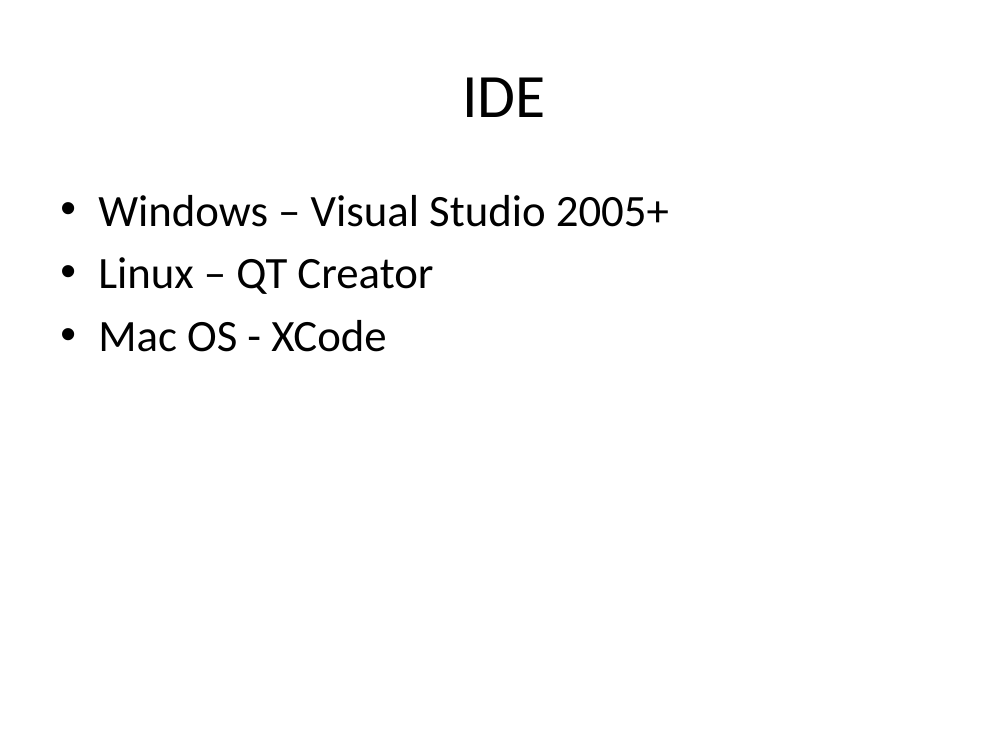
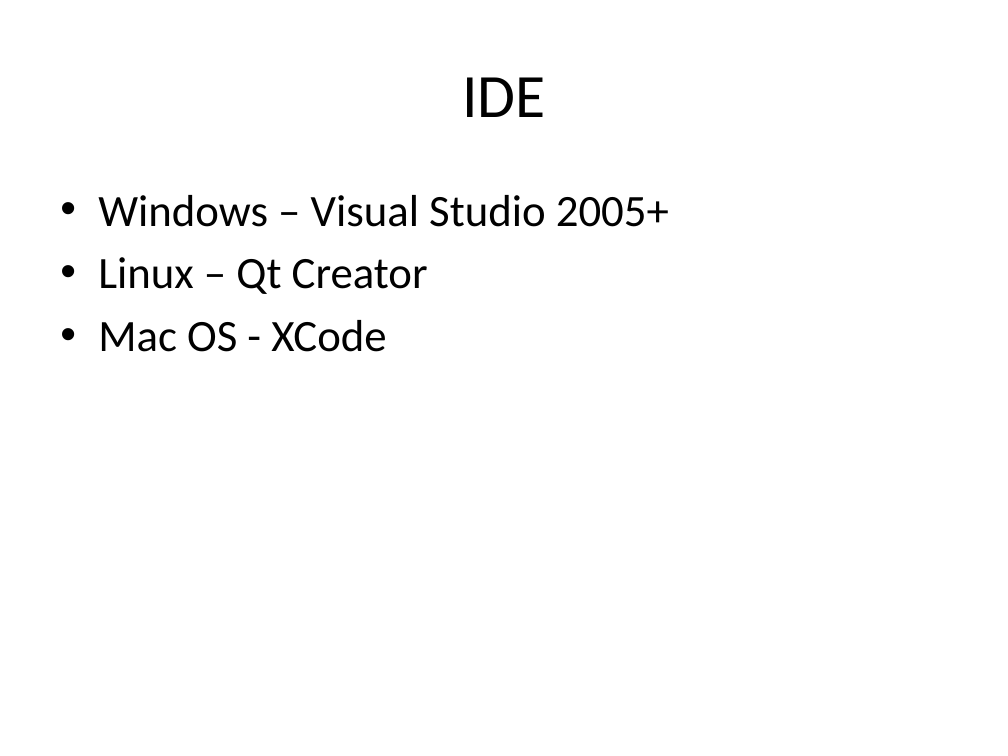
Before and after one commit to tscherkas/cpp_craft_1013, a slide deck: slide 7 of lections/cpp_craft_lec_1_part_1_v1_2.pptx. Drawn at 1008x756 pixels with LibreOffice and Linux fonts; fonts in the diff are those of the drawing. Boxes give left, top, right and bottom in pixels: in the first picture for what was removed or moved away, otherwise in the second. Text is boxed around its words. In the diff, an @@ line names an element or a change of style, - is before the commit and + after.

```diff
--- a/lections/cpp_craft_lec_1_part_1_v1_2.pptx
+++ b/lections/cpp_craft_lec_1_part_1_v1_2.pptx
@@ text at [98,257,428,294]: text changed @@
-• Linux – QT Creator
+• Linux – Qt Creator
```
Also in this commit, not shown: 2 other slides changed, 2 other files.
